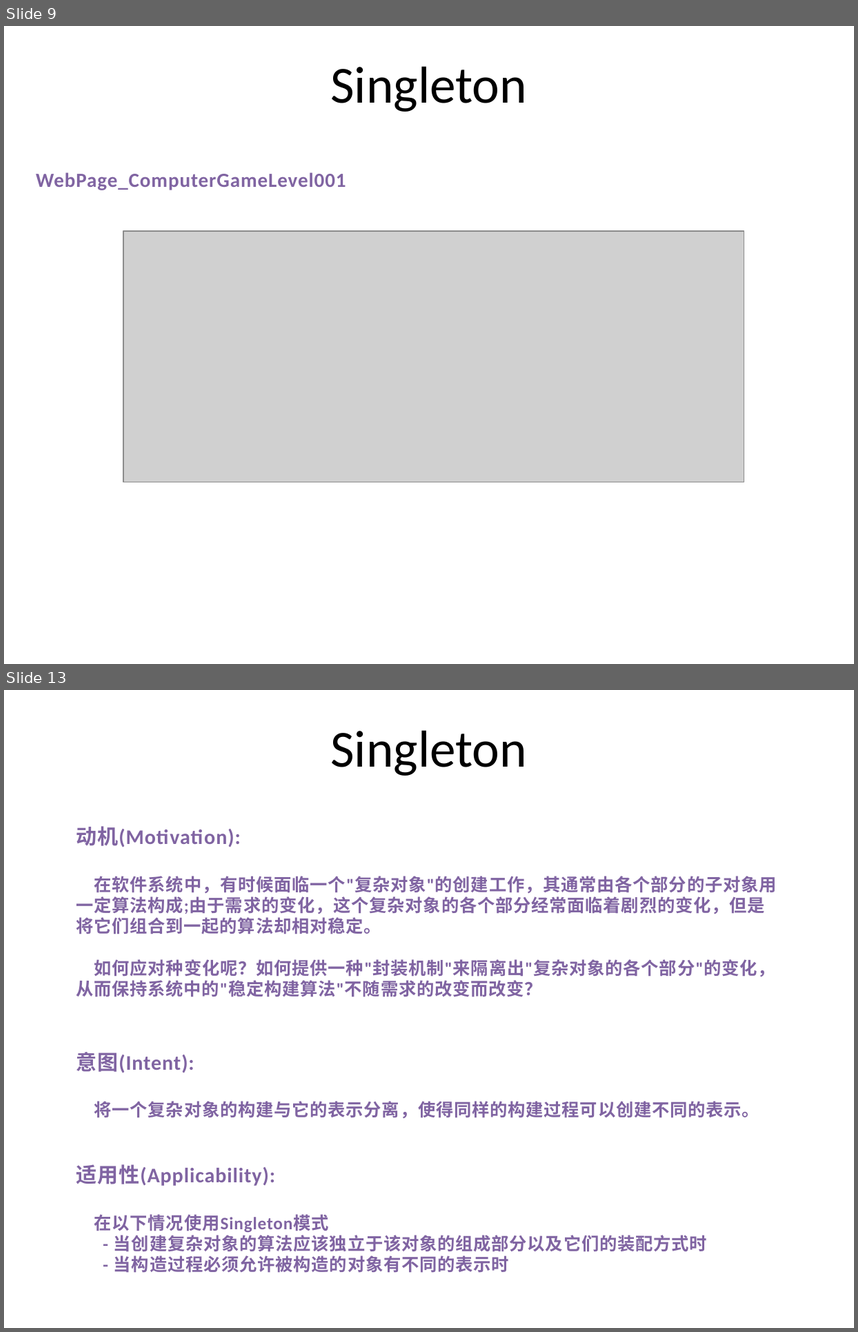
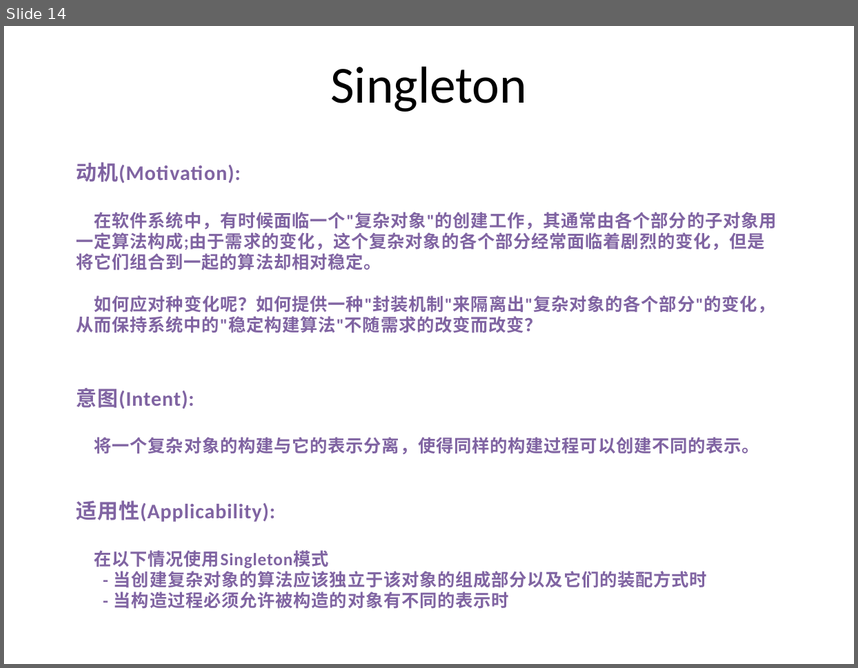
Before and after one commit to PlumpMath/DesignPattern-956, a slide deck: _Doc/DesignPattern.P3.Creational(Singleton).pptx. Shown one above the other, each under a label of ours: slides 9 and 13 before the commit, slide 14 after it; the slides between them are not shown. The pictures are 858x1332 and 858x668 pixels, drawn with LibreOffice and Linux fonts; fonts in the diff are those of the drawing; grey boxes stand for pictures. Boxes give left, top, right and bottom in pixels: in the first picture for what was removed or moved away, otherwise in the second. Text is boxed around its words. In the diff, an @@ line names an element or a change of style, - is before the commit and + after.

Commit message:
Updated Singleton code and PPT.

```diff
--- a/_Doc/DesignPattern.P3.Creational(Singleton).pptx
+++ b/_Doc/DesignPattern.P3.Creational(Singleton).pptx
@@ slide 9 removed at bbox=[4, 26, 854, 664], background #FFFFFF @@
@@ text removed at bbox=[330, 66, 527, 112] @@
-Singleton
@@ text removed at bbox=[36, 172, 346, 190] @@
-WebPage_ComputerGameLevel001
@@ picture removed at bbox=[123, 231, 744, 481] @@
@@ what was slide 13 is now slide 14 @@
```
Also in this commit, not shown: 4 slides changed, 7 slides added, 6 other slides removed, 20 other files.
